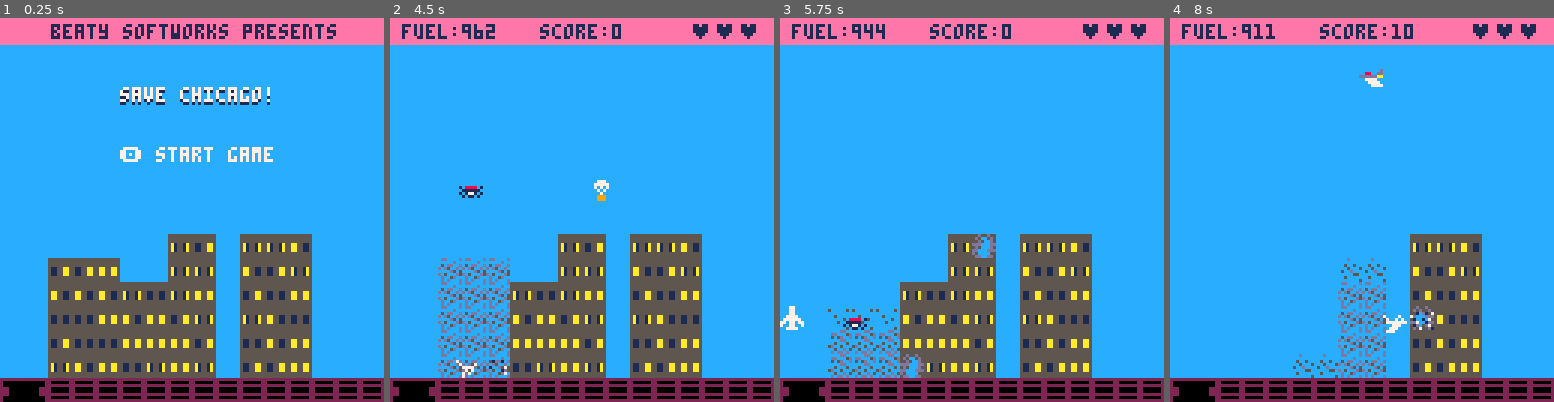
Above: before the commit, frames 1-4 (left to right).
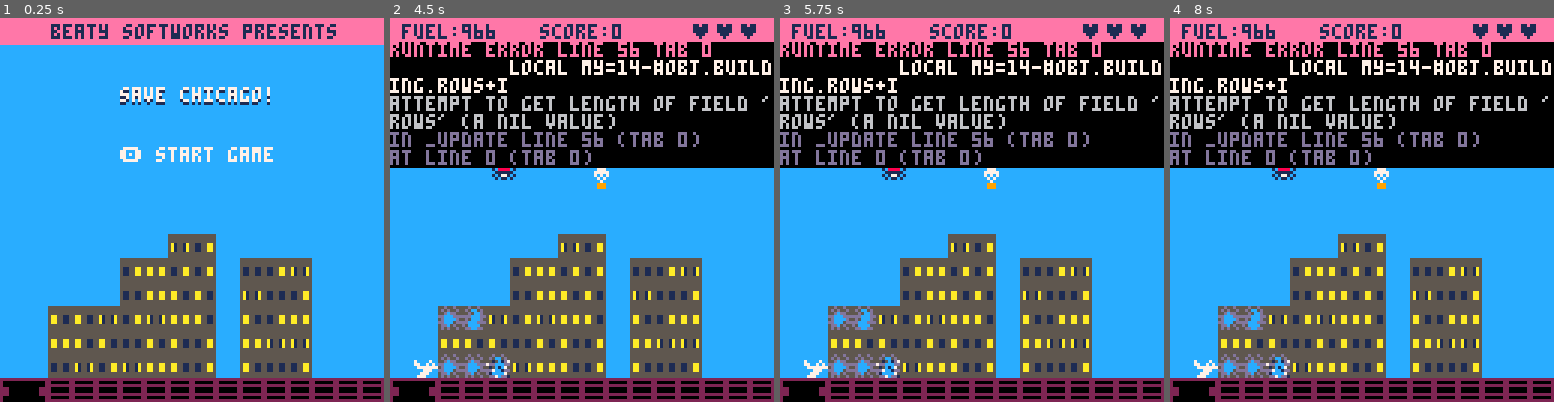
Above: after the commit, the same moments.

Repository: natebeaty/savepicoville
Game: PICO-8 cartridge savechicago.p8
Two runs of this game, one before a commit and one after it. Both use one fixed random seed, a clock stepped at 60 frames per second and the inputs below.
Inputs:
- Up to frame 1 (0.25 s): no input
- Up to frame 2 (4.5 s): tap X (X key) at 0.33, 1.07, 1.85, 2.97, 4.08 s; tap O (Z key) at 0.7, 1.7, 2.1, 2.5, 2.9, 3.3, 3.7, 4.1 s; hold Right 1.6-2.1 s; hold Up 2.15-2.42 s; hold Right 2.47-3.03 s; hold Left 3.08-3.58 s; hold Down 3.63-3.97 s; hold Right from 4.02 s (still down)
- Up to frame 3 (5.75 s): tap O (Z key) every 0.4 s from 4.5 to 5.7 s; release Right at 4.68 s; hold Up 4.73-5.03 s; hold Left 5.08-5.68 s; tap X (X key) at 5.2 s; hold Down from 5.73 s (still down)
- Up to frame 4 (8 s): release Down at 6.03 s; hold Right 6.08-6.58 s; tap O (Z key) every 0.4 s from 6.1 to 7.7 s; tap X (X key) at 6.32, 7.43 s; hold Right 6.63-7.13 s; hold Up 7.18-7.45 s; hold Right from 7.5 s (still down)

The runs differ from the first frame. In frame 1, 5.9% of the frame differs, in the area x 12-82%, y 56-93%; in frame 2, 40%; in frame 3, 40%; in frame 4, 46%, in the area x 0-100%, y 1-94%.
Error after the commit: runtime error line 56 tab 0; local my=14-#obj.building.rows+i; attempt to get length of field 'rows' (a nil value)

Commit message:
simplify building array without storing row data, add blinking lights update

Diff:
--- a/buildings.lua
+++ b/buildings.lua
@@ -1,4 +1,22 @@
 -- buildings
+
+function building_update(chk)
+  if t%chk==0 then
+    -- blink undamaged building lights
+    for i=1,#buildings do
+      for h=1,buildings[i].height do
+        for w=1,buildings[i].width do
+          local map_x=buildings[i].x+w
+          local map_y=14-buildings[i].height+h
+          local map_sprite=mget(map_x,map_y)
+          if (chk==1 or rnd()>0.98) and fget(map_sprite,1) and not fget(map_sprite,2) then
+            mset(map_x, map_y, flr(rnd(5))+1)
+          end
+        end
+      end
+    end
+  end
+end
 
 -- create randomized buildings
 function make_buildings()
@@ -14,32 +32,17 @@
   lastx=1
   for i=0,3 do
     building={
-      rows={},
+      height=flr(rnd(5)+3),
       width=flr(rnd(2))+2,
       x=lastx
     }
     lastx=lastx+building.width+(flr(rnd(3)))
-    for n=1,flr(rnd(5)+3) do
-      row={}
+    for n=1,building.height do
       for x=1,building.width do
-        add(row, {
-          sprite=flr(rnd(5))+1,
-          dmg=0
-        })
+        mset(building.x+x, 15-n, flr(rnd(5))+1)
       end
-      add(building.rows, row)
     end
     add(buildings, building)
-  end
-  -- write buildings to map
-  for building in all(buildings) do
-    local i=0
-    for row in all(building.rows) do
-      i+=1
-      for j=1,building.width do
-        mset(building.x+j, 14-#building.rows+i, row[j].sprite)
-      end
-    end
   end
 end
 
@@ -77,12 +80,10 @@
 -- check for any building rows with all damage
 function check_building_collapse()
   for building in all(buildings) do
-    local i=0
-    for row in all(building.rows) do
-      i+=1
+    for i=1,building.height do
       rowbusted=true
       for j=1,building.width do
-        local map_sprite=mget(building.x+j,14-#building.rows+i)
+        local map_sprite=mget(building.x+j,14-building.height+i)
         -- any undamaged pieces? row is not busted
         if not fget(map_sprite,2) then
           rowbusted=false
@@ -104,11 +105,11 @@
   obj.draw=function(this)
     local sprite=24
     if (this.t > this.delay+10) then
-      if this.t%2==0 then sprite=28 else sprite=29 end
+      if this.t%3==0 then sprite=28 else sprite=29 end
     elseif (this.t > this.delay+5) then
-      if this.t%2==0 then sprite=26 else sprite=27 end
+      if this.t%3==0 then sprite=26 else sprite=27 end
     else
-      if this.t%2==0 then sprite=24 else sprite=25 end
+      if this.t%3==0 then sprite=24 else sprite=25 end
     end
     spr(sprite,this.x,this.y)
   end
